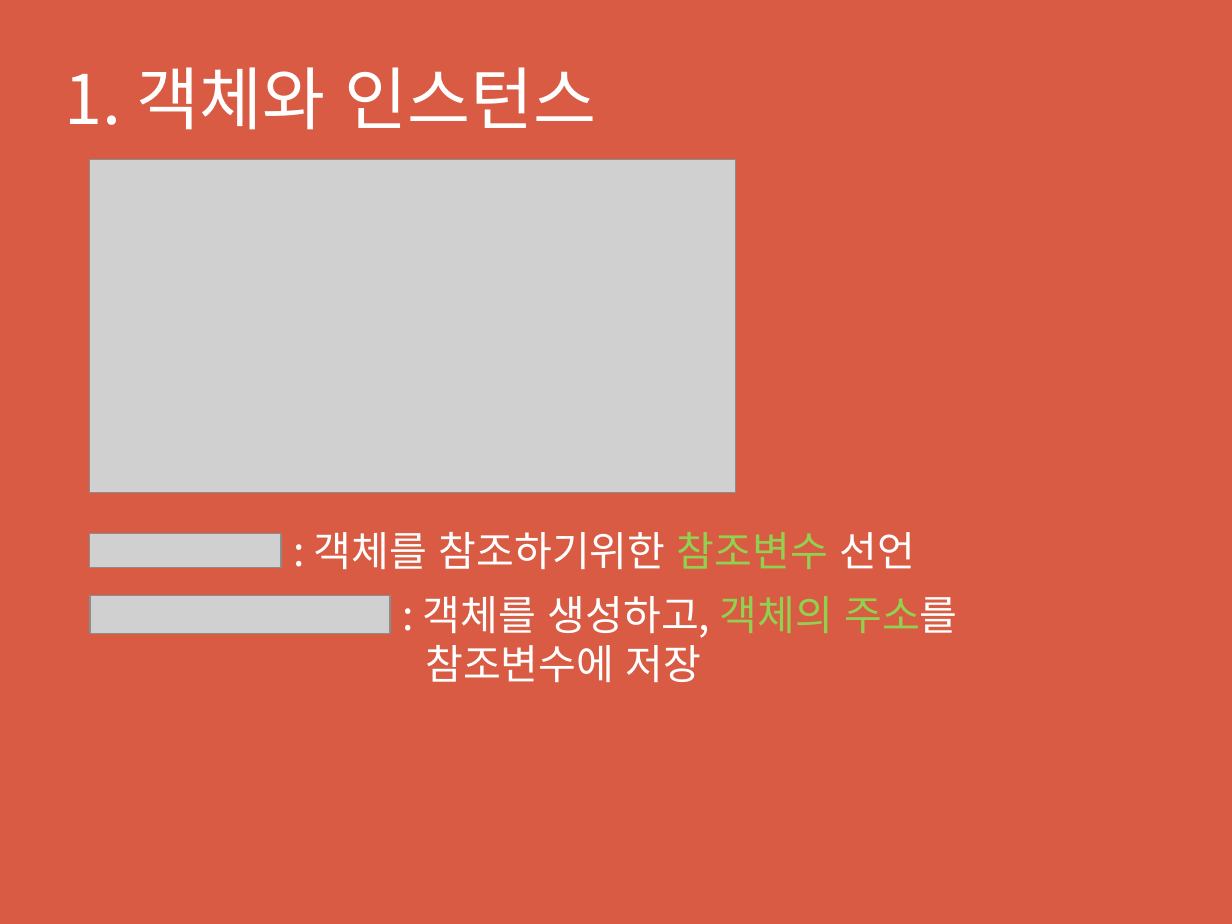
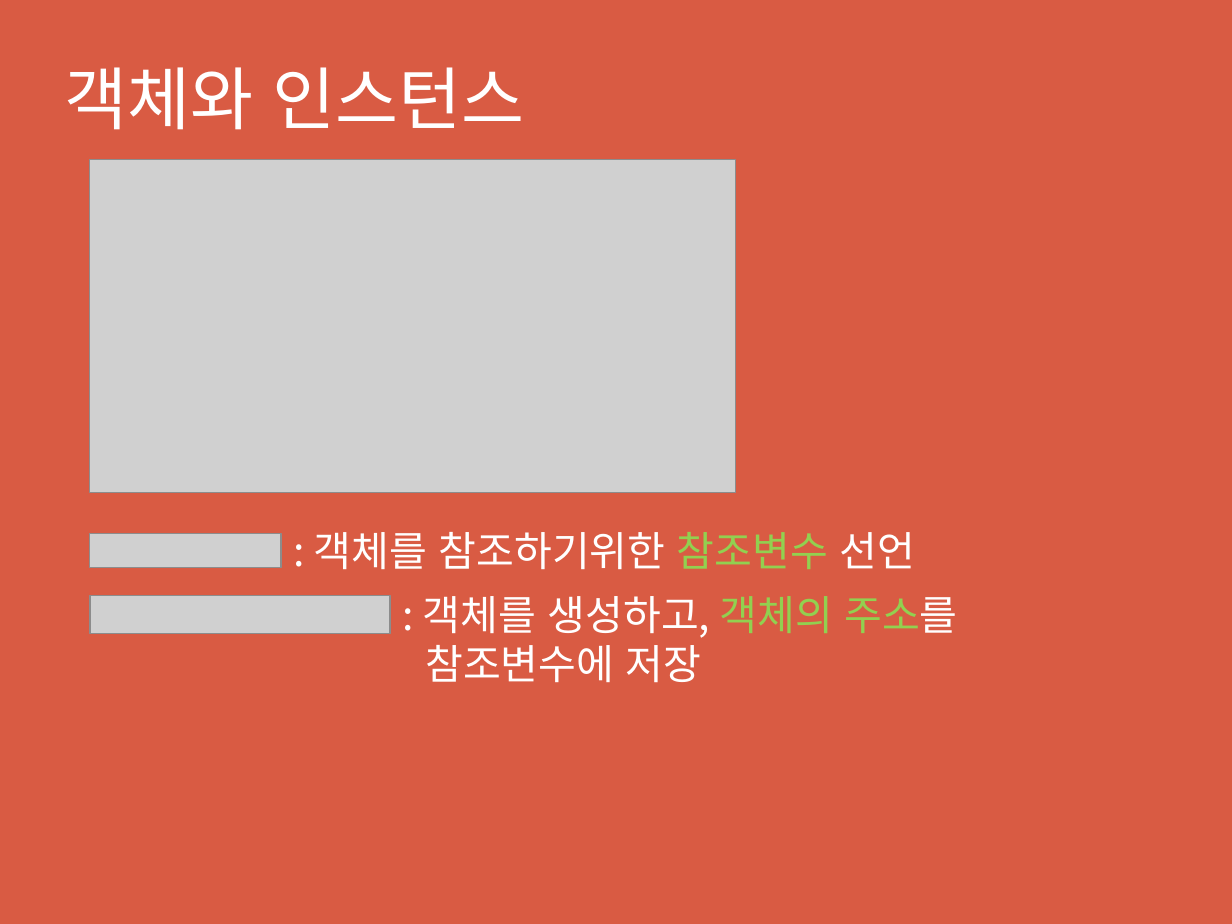
Before and after one commit to appleater7/osf-studygroup, a slide deck: slide 2 of src/study/mar05/yj/[스터디1]객체지향 프로그래밍.pptx (slide 3 before the commit). Drawn at 1232x924 pixels with LibreOffice and Linux fonts; fonts in the diff are those of the drawing; grey boxes stand for pictures. Boxes give left, top, right and bottom in pixels: in the first picture for what was removed or moved away, otherwise in the second. Text is boxed around its words. In the diff, an @@ line names an element or a change of style, - is before the commit and + after.

```diff
--- a/src/study/mar05/yj/[스터디1]객체지향 프로그래밍.pptx
+++ b/src/study/mar05/yj/[스터디1]객체지향 프로그래밍.pptx
@@ text at box(65, 67, 524, 130): text changed @@
-1. 객체와 인스턴스
+객체와 인스턴스
```
Also in this commit, not shown: 2 other slides changed, 1 slide added, 2 slides removed, 6 other files.
